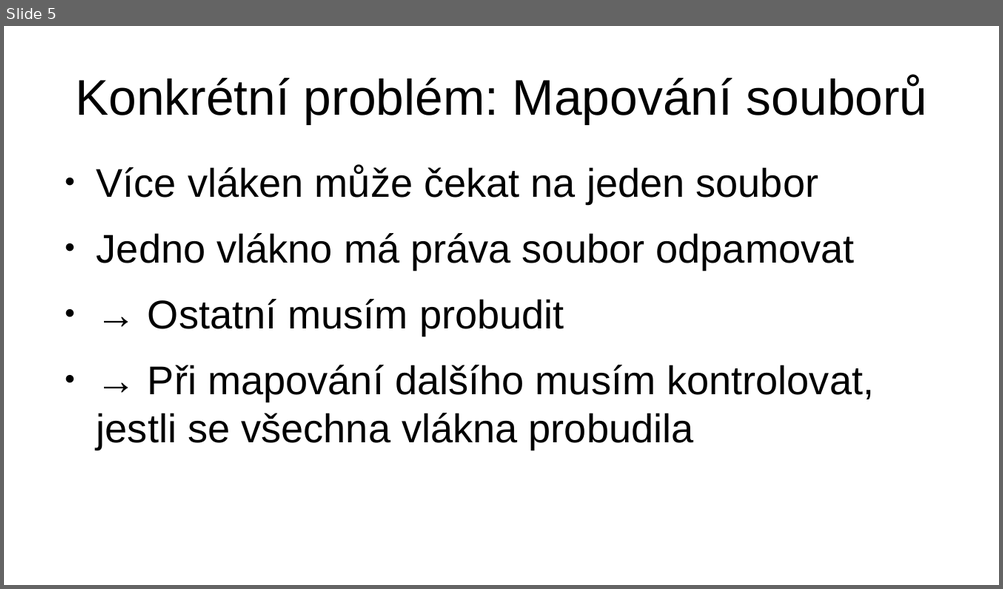
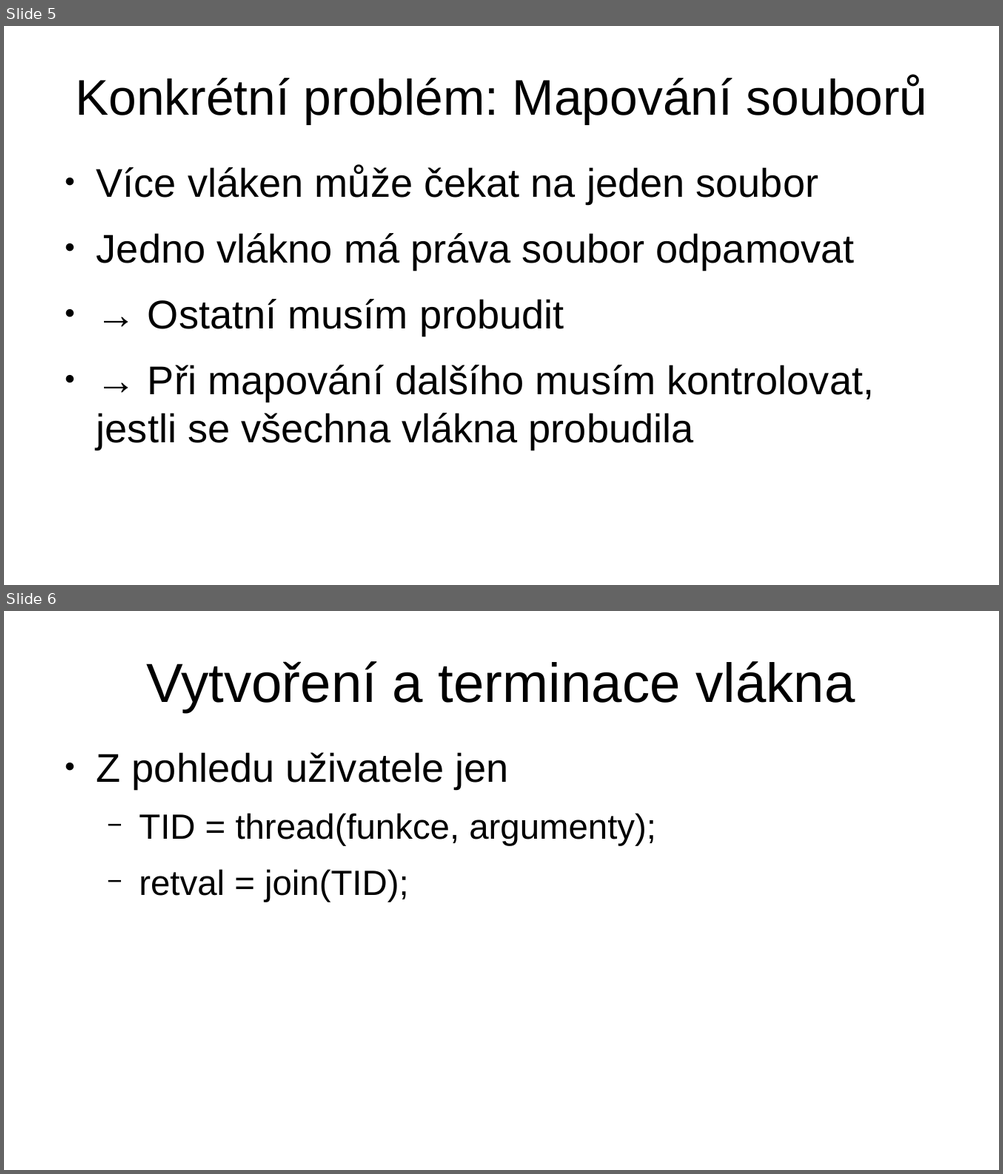
Before and after one commit to Hejdula/KIV-RTOS, a slide deck: doc/os_prezentace.odp. Shown one above the other, each under a label of ours: slide 5 before the commit, slides 5 and 6 after it. The pictures are 1003x589 and 1003x1174 pixels, drawn with LibreOffice and Linux fonts; fonts in the diff are those of the drawing. Boxes give left, top, right and bottom in pixels: in the first picture for what was removed or moved away, otherwise in the second. Text is boxed around its words. In the diff, an @@ line names an element or a change of style, - is before the commit and + after.

```diff
--- a/doc/os_prezentace.odp
+++ b/doc/os_prezentace.odp
@@ slide 6 added at [4, 611, 999, 1170], background #FFFFFF @@
@@ title added at [147, 661, 855, 712], 44 pt, text #000000 @@
+Vytvoření a terminace vlákna
@@ text added at [96, 752, 656, 903], 28 pt, text #000000 @@
+● Z pohledu uživatele jen
+  − TID = thread(funkce, argumenty);
+  − retval = join(TID);
```
Also in this commit, not shown: 3 other slides added, 2 slides removed.
